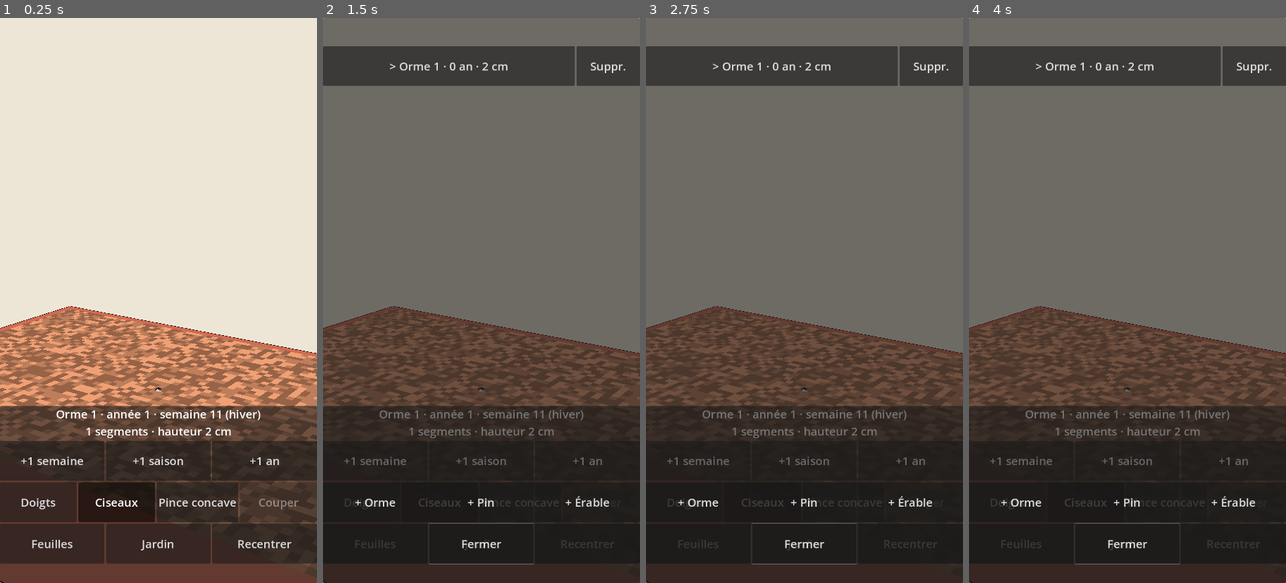
Above: before the commit, frames 1-4 (left to right).
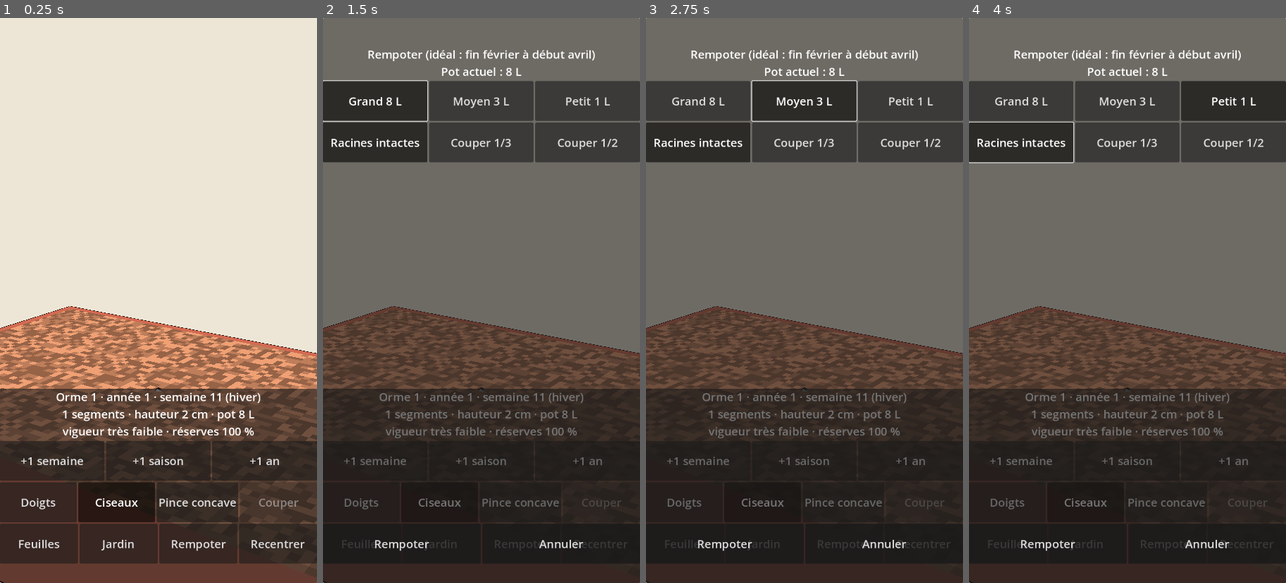
Above: after the commit, the same moments.

Repository: Ankool29/bonzai
Game: Godot game, scene res://scenes/main.tscn
Same seed, same stepped clock (60 frames per second), same inputs: the game is played once before the commit and once after it.
Inputs (mouse positions are in pixels of both pictures, inside the frame that each line leads up to):
- Up to frame 1 (0.25 s): no input
- Up to frame 2 (1.5 s): click (522, 543) at 0.5 s, where only the run after the commit has a clickable "Rempoter"; click (373, 102) at 1.25 s, where only the run after the commit has a clickable "Grand 8 L"
- Up to frame 3 (2.75 s): click (804, 102) at 2 s, where only the run after the commit has a clickable "Moyen 3 L"
- Up to frame 4 (4 s): click (1232, 102) at 2.75 s, where only the run after the commit has a clickable "Petit 1 L"; click (1019, 142) at 3.5 s, where only the run after the commit has a clickable "Racines intactes"

The runs differ from the first frame. In frame 1, 4.8% of the frame differs, in the area x 0-100%, y 65-97%; in frame 2, 24%; in frame 3, 24%; in frame 4, 24%, in the area x 0-100%, y 5-97%.

Commit message:
Étape 17 : racines, réserves, miniaturisation, épuisement, rempotage
Co-Authored-By: Claude Opus 5.5 <noreply@anthropic.com>
Claude-Session: https://claude.ai/code/session_01MAppfJEzF7Td7hJP7q14tM

Diff:
--- a/scripts/main.gd
+++ b/scripts/main.gd
@@ -6,7 +6,9 @@
 
 var garden := Garden.new()
 var sim: TreeSim             # arbre ouvert
-var garden_panel: PanelContainer
+var garden_panel: PanelContainer   # panneau plein écran : jardin ou rempotage
+var pot_mi := MeshInstance3D.new()
+var soil_mi := MeshInstance3D.new()
 var wood_mi := MeshInstance3D.new()
 var leaves_mi := MeshInstance3D.new()
 var needles_mi := MeshInstance3D.new()
@@ -100,20 +102,24 @@
 
 ## Pot rectangulaire en terre cuite, terre d'akadama en granulés.
 func _add_pot() -> void:
-	var pot := MeshInstance3D.new()
 	var b := BoxMesh.new()
-	b.size = Vector3(0.32, 0.05, 0.22)
-	pot.mesh = b
-	pot.position.y = -0.026
-	pot.material_override = TreeMesh.toon(0, Color(0.55, 0.28, 0.2), true)
-	world.add_child(pot)
-	var soil := MeshInstance3D.new()
+	b.size = Vector3(0.32, 0.05, 0.22)  # pot de 8 L ; mis à l'échelle selon le volume (_size_pot)
+	pot_mi.mesh = b
+	pot_mi.material_override = TreeMesh.toon(0, Color(0.55, 0.28, 0.2), true)
+	world.add_child(pot_mi)
 	var pl := PlaneMesh.new()
 	pl.size = Vector2(0.3, 0.2)
-	soil.mesh = pl
-	soil.position.y = 0.0005
-	soil.material_override = TreeMesh.toon(3, Color(0.5, 0.33, 0.22))
-	world.add_child(soil)
+	soil_mi.mesh = pl
+	soil_mi.position.y = 0.0005
+	soil_mi.material_override = TreeMesh.toon(3, Color(0.5, 0.33, 0.22))
+	world.add_child(soil_mi)
+
+
+func _size_pot() -> void:
+	var k := pow(sim.pot_volume / 8.0, 1.0 / 3.0)
+	pot_mi.scale = Vector3.ONE * k
+	pot_mi.position.y = -0.026 * k
+	soil_mi.scale = Vector3(k, 1.0, k)
 
 
 ## Ouvre l'arbre i du jardin.
@@ -126,6 +132,7 @@
 	lm.set_shader_parameter("autumn_color", sim.autumn_color)
 	_clear_cut()
 	layout = sim.layout
+	_size_pot()
 	_refresh()
 	_recenter()
 
@@ -175,6 +182,7 @@
 	box.add_child(row3)
 	_button(row3, "Feuilles", _toggle_leaves)
 	_button(row3, "Jardin", _show_garden)
+	_button(row3, "Rempoter", _show_repot)
 	_button(row3, "Recentrer", _recenter)
 	# Chargement : une feuille qui tourne au milieu de l'écran pendant le calcul de la période.
 	loader = Polygon2D.new()
@@ -195,6 +203,52 @@
 	garden_panel.theme = theme
 	garden_panel.visible = false
 	layer.add_child(garden_panel)
+
+
+## Rempotage : choix du pot et de la part des racines à couper.
+func _show_repot() -> void:
+	if _busy():
+		return
+	for c in garden_panel.get_children():
+		c.queue_free()
+	var box := VBoxContainer.new()
+	garden_panel.add_child(box)
+	var top := Control.new()
+	top.custom_minimum_size.y = 60 * ui_scale
+	box.add_child(top)
+	var title := Label.new()
+	title.text = "Rempoter (idéal : fin février à début avril)\nPot actuel : %d L" % roundi(sim.pot_volume)
+	title.horizontal_alignment = HORIZONTAL_ALIGNMENT_CENTER
+	box.add_child(title)
+	var choice := [sim.pot_volume, 0.0]  # volume, part des racines coupées
+	var groups := [ButtonGroup.new(), ButtonGroup.new()]
+	var rows := [[[8.0, "Grand 8 L"], [3.0, "Moyen 3 L"], [1.0, "Petit 1 L"]],
+			[[0.0, "Racines intactes"], [0.33, "Couper 1/3"], [0.5, "Couper 1/2"]]]
+	for g in 2:
+		var row := HBoxContainer.new()
+		box.add_child(row)
+		for opt in rows[g]:
+			var b := _button(row, opt[1], Callable())
+			b.toggle_mode = true
+			b.button_group = groups[g]
+			b.button_pressed = is_equal_approx(opt[0], choice[g])
+			b.pressed.connect(func(): choice[g] = opt[0])
+	var spacer := Control.new()
+	spacer.size_flags_vertical = Control.SIZE_EXPAND_FILL
+	box.add_child(spacer)
+	var row3 := HBoxContainer.new()
+	box.add_child(row3)
+	_button(row3, "Rempoter", func():
+		garden_panel.visible = false
+		_say(sim.repot(choice[0], choice[1]))
+		garden.save_tree(garden.current)
+		_size_pot()
+		_info(sim.week))
+	_button(row3, "Annuler", func(): garden_panel.visible = false)
+	var bottom := Control.new()
+	bottom.custom_minimum_size.y = 40 * ui_scale
+	box.add_child(bottom)
+	garden_panel.visible = true
 
 
 ## Jardin : une ligne par arbre (toucher pour l'ouvrir, « Suppr. » deux fois pour le supprimer),
@@ -423,8 +477,12 @@
 	elif w >= 37 and w < 50:
 		season = "automne"
 	var extra := "calcul %d ms" % calc_ms if calc_ms > 0 else "%d segments" % sim.segs.size()
-	info.text = "%s · année %d · semaine %d (%s)\n%s · hauteur %d cm" % [
-		garden.names[garden.current], wk / 52 + 1, w + 1, season, extra, roundi(sim.height() * 100.0)]
+	var v := sim.last_vigor
+	var vig := "forte" if v >= 2.0 else ("bonne" if v >= 1.0 else ("faible" if v >= 0.5 else "très faible"))
+	var state := "mort" if sim.segs[0].dry else "vigueur %s · réserves %d %%" % [vig, roundi(minf(sim.health(), 1.5) * 100.0)]
+	info.text = "%s · année %d · semaine %d (%s)\n%s · hauteur %d cm · pot %d L\n%s" % [
+		garden.names[garden.current], wk / 52 + 1, w + 1, season, extra, roundi(sim.height() * 100.0),
+		roundi(sim.pot_volume), state]
 
 
 func _update_cam() -> void:
--- a/scripts/tree_mesh.gd
+++ b/scripts/tree_mesh.gd
@@ -478,6 +478,8 @@
 		if h < 0.4:
 			return
 		col *= Color(1.0, 0.9, 0.55)
+	if sim.health() < 0.25:
+		col *= Color(1.0, 0.9, 0.55)  # arbre épuisé : feuillage jaunissant
 	if selected:
 		col = Color(1.0, 0.35, 0.3)
 	lanim = [Vector4(b, s.grow_time if born < 0.0 else 2.0, fall, 0.0), s.end]
@@ -487,7 +489,7 @@
 	var dir := Vector3(s.lat_dir.x, s.lat_dir.y * 0.3, s.lat_dir.z).normalized().rotated(Vector3.UP, turn)
 	var side := Vector3.UP.cross(dir).normalized().rotated(dir, (h - 0.5) * 0.8)
 	var nrm := dir.cross(side).normalized()
-	var l := sim.foliage_size * (0.6 + 0.4 * s.leaf_k) * scale  # feuilles plus petites à la base de la pousse
+	var l := sim.foliage_size * (0.6 + 0.4 * s.leaf_k) * s.size_k * scale  # plus petites à la base et sur une pousse faible
 	var wmax := l * 0.27
 	var b0 := s.end + dir * 0.003  # base du limbe, au bout du pétiole
 	if not selected:
--- a/scripts/tree_sim.gd
+++ b/scripts/tree_sim.gd
@@ -33,6 +33,7 @@
 	var lat_q := 1.0         # qualité du bourgeon axillaire (puis vigueur propre du rameau latéral)
 	var release := 1.0       # bonus des bourgeons de ce nœud après une coupe (levée de dominance)
 	var relay := false       # bourgeon terminal avorté : la pousse repartira du dernier bourgeon latéral
+	var size_k := 1.0        # taille des feuilles selon la vigueur de la pousse
 	var leaf_k := 1.0        # place dans sa pousse (0 : base, 1 : bout) ; les feuilles grandissent vers le bout
 	var needle := 1.0        # pin : longueur relative des aiguilles (0 : base nue de la chandelle, couronne)
 	var forced := false      # pin : bourgeon né d'une coupe de chandelle, part même s'il est faible
@@ -103,7 +104,16 @@
 
 var segs: Array[Seg] = []
 var week := 0
-var reserve := 0.0            # vigueur que les racines peuvent fournir (suit la lumière avec retard)
+# Physiologie (étape 17). Unités : la lumière captée par la couronne (segs[0].light).
+var reserve := 1.0            # réserves (amidon) : remplies en été par les feuilles, dépensées à chaque poussée
+var roots := 1.0              # ce que les racines peuvent alimenter ; suivent la couronne, plafonnées par le pot
+var pot_volume := 8.0         # litres
+var low_years := 0            # années de suite à bout de réserves
+var last_vigor := 0.0         # vigueur moyenne des pousses de la dernière poussée
+var _vsum := 0.0
+var _vn := 0
+const ROOTS_PER_LITRE := 40.0  # lumière qu'un litre de pot peut alimenter (8 L : arbre d'environ 75 cm à 8 ans)
+const SPEND := 0.4             # part de l'apport puisée dans les réserves à chaque poussée (par unité de force)
 var layout := 0               # change quand des segments sont retirés (les indices changent)
 var fallen: Array = []        # rameaux morts tombés pendant la période : [début, fin, rayon, séchage, chute]
 var rng := RandomNumberGenerator.new()
@@ -116,7 +126,10 @@
 		set(k, species[k])
 	rng.seed = seed_value
 	segs.clear()
-	reserve = 0.0
+	reserve = 1.0
+	roots = 1.0
+	pot_volume = 8.0
+	low_years = 0
 	week = start_week
 	planted = start_week
 	var s := Seg.new()
@@ -154,6 +167,9 @@
 	for k in d:
 		if k != "segs" and k != "count" and k != "rng_seed" and k != "rng_state":
 			set(k, d[k])
+	if not d.has("roots"):  # arbre sauvegardé avant l'étape 17
+		roots = maxf(reserve, 1.0)
+		reserve = roots
 	rng.seed = d["rng_seed"]
 	rng.state = d["rng_state"]
 	segs.clear()
@@ -186,6 +202,26 @@
 		_end_of_year()
 
 
+## Réserves rapportées aux racines : 1 = pleine santé, < 0,25 = épuisé.
+func health() -> float:
+	return reserve / maxf(roots, 0.001)
+
+
+## Rempotage : nouveau pot (litres) et part des racines coupées. Hors fin d'hiver, l'arbre souffre.
+## Renvoie un message pour le joueur.
+func repot(volume: float, cut: float) -> String:
+	pot_volume = volume
+	roots = minf(roots * (1.0 - cut), volume * ROOTS_PER_LITRE)
+	reserve *= 1.0 - cut * 0.5  # une part des réserves est dans les racines
+	var w := week % 52
+	if w >= 6 and w <= 14:
+		return "Rempoté au bon moment."
+	if cut > 0.0 and w >= 15 and w <= 40:
+		reserve *= 0.5
+		return "Racines coupées en pleine pousse : l'arbre souffre."
+	return "Rempoté hors saison : les racines repartiront au printemps."
+
+
 ## Coupe le segment i et tout ce qu'il porte. Renvoie false pour la base (on ne coupe pas tout l'arbre).
 const WOUND_MIN := 0.0015      # rayon au-delà duquel une coupe laisse une plaie (3 mm de diamètre)
 
@@ -196,6 +232,7 @@
 		return false
 	var j := segs[i].parent
 	var cut := segs[i]
+	reserve = maxf(0.0, reserve - 0.5 * cut.light)  # l'énergie investie dans le feuillage coupé est perdue
 	var y0 := floorf(week / 52.0) * 52.0
 	# Pin : chandelle de l'année coupée à sa base = mekiri. Couronne de 0 à 4 entre-nœuds (n + 1 bourgeons)
 	# selon la vigueur de la chandelle retirée ; elle part 2 à 4 semaines plus tard si on coupe de fin mai
@@ -276,6 +313,8 @@
 
 func _flush(strength: float) -> void:
 	flush_now = strength
+	_vsum = 0.0
+	_vn = 0
 	_compute_shadow()
 	_basipetal()
 	if _sprouts():
@@ -283,6 +322,8 @@
 	_allocate(strength)
 	_grow()
 	_basipetal()
+	if _vn > 0:
+		last_vigor = _vsum / _vn
 
 
 func _end_of_year() -> void:
@@ -298,7 +339,15 @@
 			s.lat_bud_age += 52
 			if s.lat_bud_age > bud_life:
 				s.lat_bud = false
-	reserve = lerpf(reserve, segs[0].light, 0.5)  # les racines s'ajustent en un an ou deux
+	# Épuisement : deux hivers de suite sans réserves et presque sans feuillage, l'arbre meurt.
+	low_years = low_years + 1 if health() < 0.1 and segs[0].light < 0.3 * roots else 0
+	if low_years >= 2:
+		for q in segs:
+			if not q.dry:
+				q.dry = true
+				q.dry_week = week
+			q.term_bud = false
+			q.lat_bud = false
 	# Cerne annuel : chaque entre-nœud vivant ajoute une couche de bois proportionnelle au feuillage
 	# qu'il porte (loi de Pressler). Le bas du tronc, qui porte tout, épaissit le plus : conicité continue,
 	# et le tronc continue de grossir même après une taille.
@@ -328,7 +377,7 @@
 ## Rejets : quand les racines fournissent bien plus que la couronne ne peut employer (après une
 ## taille sévère), des bourgeons adventifs percent sur le vieux bois, surtout en bas du tronc.
 func _sprouts() -> bool:
-	var excess := reserve / maxf(segs[0].light, 0.01)
+	var excess := roots / maxf(segs[0].light, 0.01)  # racines trop grosses pour la couronne
 	if max_sprouts == 0 or excess < sprout_excess or segs.size() < 10:
 		return false
 	var n := mini(int((excess - sprout_excess) * 4.0) + 1, max_sprouts)
@@ -356,6 +405,12 @@
 func _dieback() -> void:
 	_compute_shadow()
 	_basipetal()
+	# Fin d'été : les feuilles ont rempli les réserves ; les racines suivent la couronne (rapport racines /
+	# couronne constant), sans dépasser le pot, et meurent à moitié de l'excès quand la couronne a été réduite.
+	var l := segs[0].light
+	reserve = minf(reserve + l, 1.5 * roots)
+	var t := minf(l, pot_volume * ROOTS_PER_LITRE)
+	roots = minf(t, roots * 2.0 + 5.0) if t > roots else roots + (t - roots) * 0.5
 	for i in range(1, segs.size()):
 		var s := segs[i]
 		if s.dry:
@@ -398,10 +453,14 @@
 
 
 ## De la base vers les feuilles : répartition de la vigueur (Borchert-Honda).
+## Apport d'une poussée : feuillage actuel plus réserves, plafonné par les racines ; les réserves en paient une part.
 func _allocate(strength: float) -> void:
-	reserve = maxf(reserve, segs[0].light)
-	var pot := clampf(1.0 - float(segs[0].count) / capacity, 0.0, 1.0)
-	segs[0].vigor = alpha * reserve * strength * pot
+	var l := segs[0].light
+	roots = maxf(roots, minf(minf(l, pot_volume * ROOTS_PER_LITRE), roots * 2.0 + 5.0))
+	var supply := minf(reserve + l, roots)
+	reserve = maxf(0.0, reserve - SPEND * supply * strength)
+	var pot := clampf(1.0 - float(segs[0].count) / capacity, 0.0, 1.0)  # garde-fou de calcul
+	segs[0].vigor = alpha * supply * strength * pot
 	for s in segs:
 		var qm := segs[s.main_child].light if s.main_child >= 0 else s.q_term
 		var ql := segs[s.lat_child].light if s.lat_child >= 0 else s.q_lat
@@ -445,6 +504,8 @@
 ## Vigueur < 1 : rameau court (un entre-nœud raccourci). Sinon environ v entre-nœuds (arrondi au hasard),
 ## d'autant plus longs que la pousse est vigoureuse, plus courts au début et à la fin du rameau.
 func _shoot(parent_i: int, dir: Vector3, v: float) -> int:
+	_vsum += v
+	_vn += 1
 	var spur := v < 1.0
 	var n := 1 if spur else clampi(int(v + rng.randf()), 1, max_per_flush)
 	if preformed > 0:
@@ -464,6 +525,7 @@
 		s.parent = prev
 		s.start = p
 		s.leaf_k = float(k + 1) / n
+		s.size_k = clampf(0.6 + 0.25 * v, 0.6, 1.3)  # pousse faible : petites feuilles (miniaturisation)
 		var profile := 1.0 if spur else 0.85 + 0.35 * sin(PI * (k + 0.5) / n)
 		if opposite and not spur:
 			profile = 0.35 if k == 0 else 0.8 + 0.5 * float(k) / n  # première paire serrée, puis de plus en plus long
Not shown, changed: docs/A_CORRIGER.md
Not shown, added: docs/ETAPE17.md
